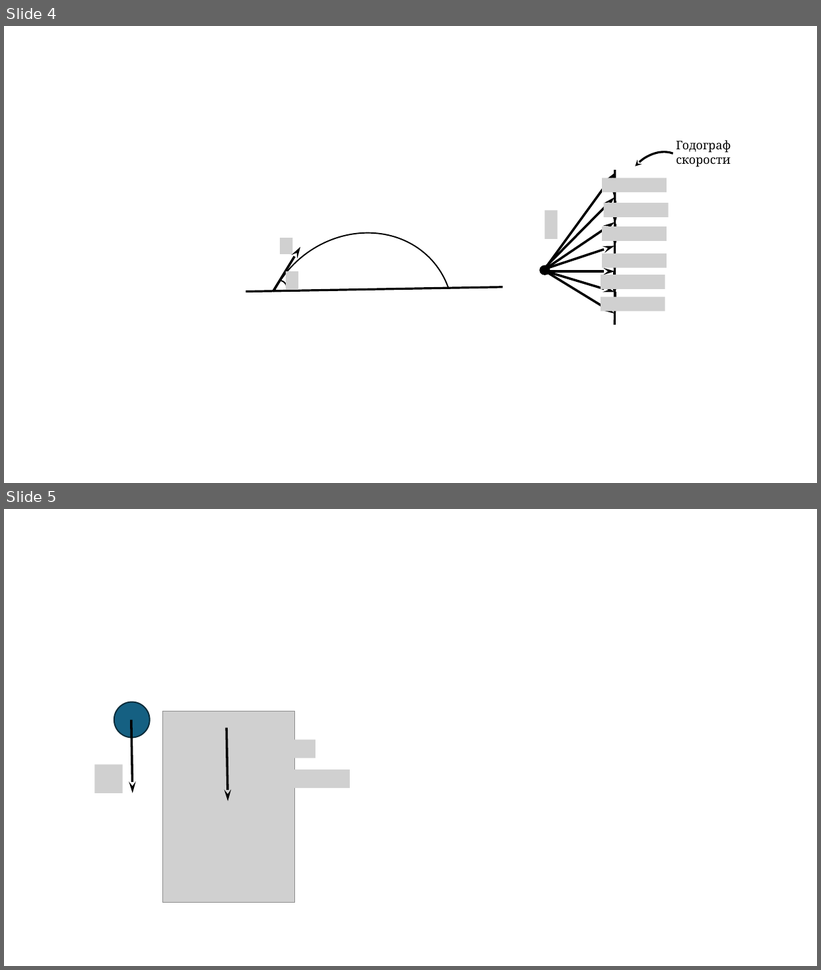
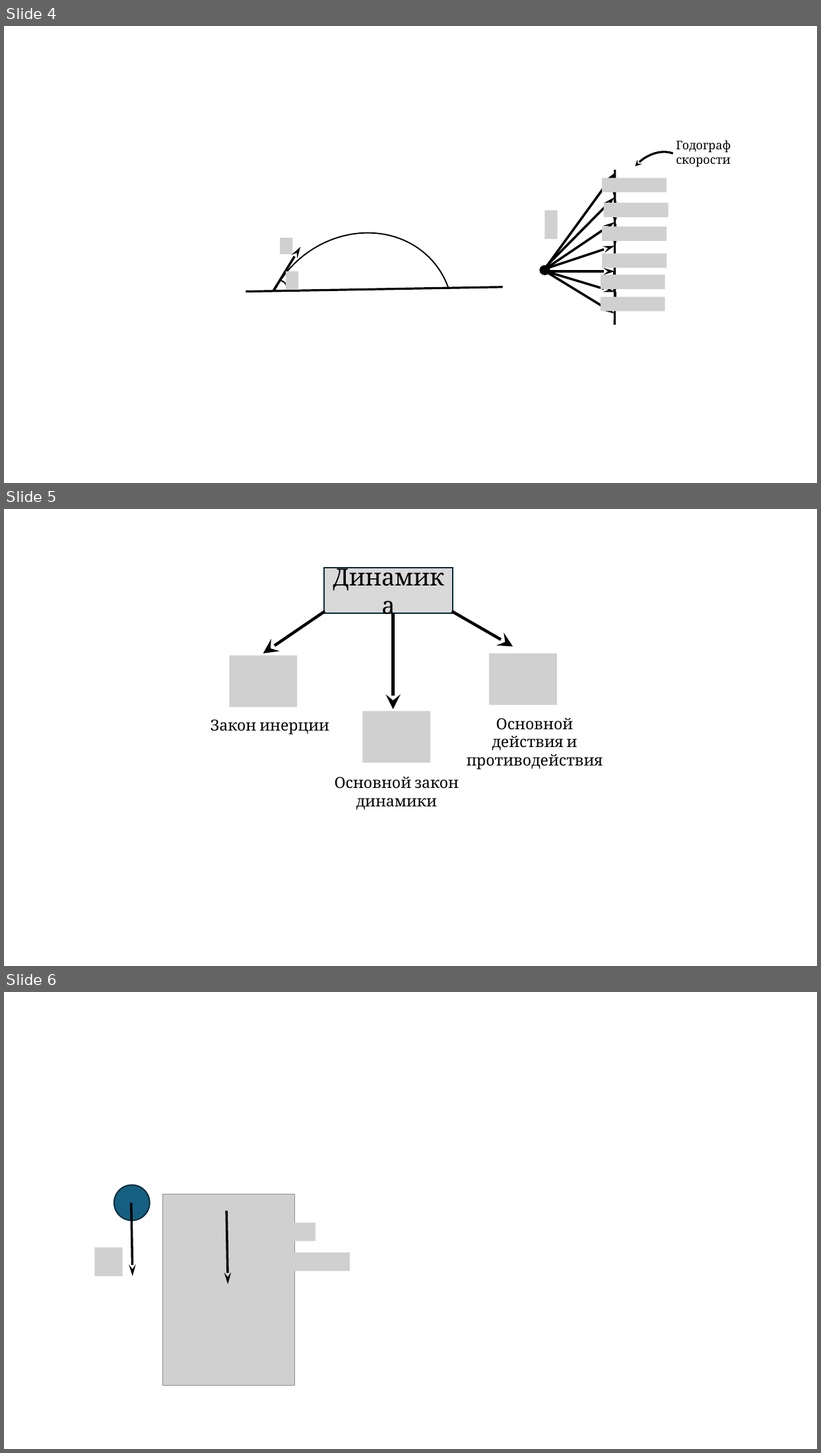
Before and after one commit to savchenko-physics/savchenko-physics.github.io, a slide deck: theory/lecture-drawings.pptx. Shown one above the other, each under a label of ours: slides 4 and 5 before the commit, slides 4, 5 and 6 after it. The pictures are 821x970 and 821x1453 pixels, drawn with LibreOffice and Linux fonts; fonts in the diff are those of the drawing; grey boxes stand for pictures. Boxes give left, top, right and bottom in pixels: in the first picture for what was removed or moved away, otherwise in the second. Text is boxed around its words. In the diff, an @@ line names an element or a change of style, - is before the commit and + after.

```diff
--- a/theory/lecture-drawings.pptx
+++ b/theory/lecture-drawings.pptx
@@ slide 5 added at (4,509,817,966), background #FFFFFF @@
@@ rectangle added at (324,568,452,613), fill #D9D9D9, outline #092A39 1.5 pt, 28 pt, text #000000 @@
+Динамика
@@ arrow added from (325, 611) to (263, 654), #000000 3.5 pt @@
@@ arrow added from (393, 615) to (393, 710), #000000 3.5 pt @@
@@ arrow added from (452, 611) to (514, 647), #000000 3.5 pt @@
@@ picture added at (229,656,297,707) @@
@@ picture added at (490,654,557,706) @@
@@ text added at (211,720,329,735), 18 pt, text #000000 @@
+Закон инерции
@@ picture added at (362,712,430,763) @@
@@ text added at (467,718,603,770), 18 pt, text #000000 @@
+Основной действия и противодействия
@@ text added at (335,777,459,810), 18 pt, text #000000 @@
+Основной закон динамики
@@ what was slide 5 is now slide 6 @@
```
Also in this commit, not shown: 2 other slides added, 5 other files.
